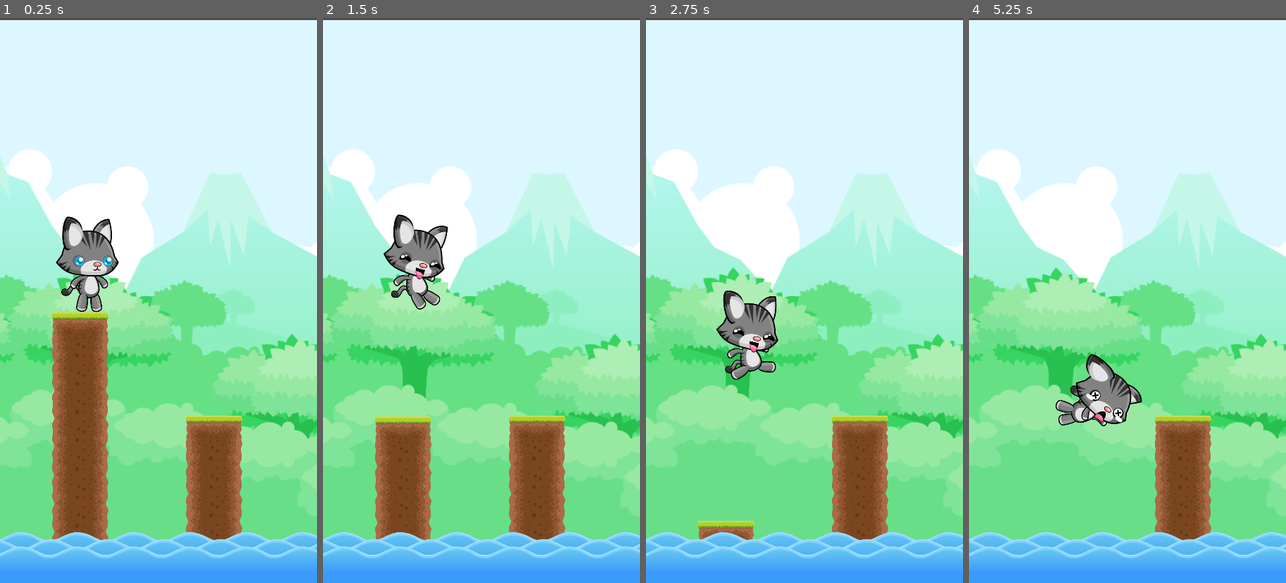
Above: before the commit, frames 1-4 (left to right).
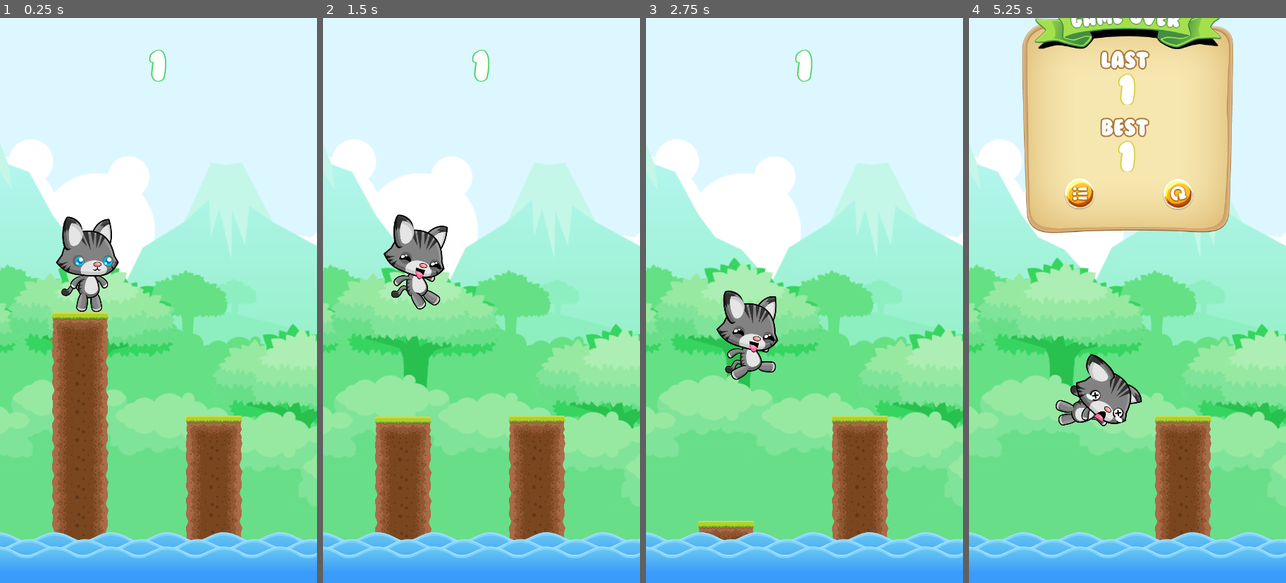
Above: after the commit, the same moments.

Repository: GuilhermeGPG/CatJump
Game: Godot game, scene res://assets/scene/game.tscn
Same seed, same stepped clock (60 frames per second), same inputs: the game is played once before the commit and once after it.
Inputs (mouse positions are in pixels of both pictures, inside the frame that each line leads up to):
- Up to frame 1 (0.25 s): no input
- Up to frame 2 (1.5 s): move the mouse to (551, 272) at 0.52 s; click (551, 272) at 0.67 s; move the mouse to (418, 328) at 1.27 s; click (418, 328) at 1.42 s
- Up to frame 3 (2.75 s): move the mouse to (836, 176) at 2.02 s; click (836, 176) at 2.17 s
- Up to frame 4 (5.25 s): move the mouse to (1111, 413) at 2.77 s; click (1111, 413) at 2.92 s; move the mouse to (1222, 385) at 3.52 s; click (1222, 385) at 3.67 s; move the mouse to (1032, 215) at 4.27 s; click (1032, 215) at 4.42 s; move the mouse to (1143, 300) at 5.02 s; click (1143, 300) at 5.17 s

The runs differ from the first frame. In frame 1, 12% of the frame differs, in the area x 0-100%, y 0-96%; in frame 2, 12%; in frame 3, 13%; in frame 4, 36%.

Commit message:
added hud functions

Diff:
--- a/assets/scene/game.tscn
+++ b/assets/scene/game.tscn
@@ -1,15 +1,48 @@
-[gd_scene load_steps=6 format=2]
+[gd_scene load_steps=13 format=2]
 
 [ext_resource path="res://assets/sprites/bg.png" type="Texture" id=1]
-[ext_resource path="res://assets/scripts/ground_group.gd" type="Script" id=2]
-[ext_resource path="res://assets/packed_scene/ground.tscn" type="PackedScene" id=3]
-[ext_resource path="res://assets/packed_scene/cat.tscn" type="PackedScene" id=4]
-[ext_resource path="res://assets/sprites/water.png" type="Texture" id=5]
-
-[node name="game" type="Node2D"]
+[ext_resource path="res://assets/sprites/water.png" type="Texture" id=2]
+[ext_resource path="res://assets/scripts/hud.gd" type="Script" id=3]
+[ext_resource path="res://assets/font/Bubblegum.ttf" type="DynamicFontData" id=4]
+[ext_resource path="res://assets/sprites/game_over.png" type="Texture" id=5]
+[ext_resource path="res://assets/sprites/menu_button.png" type="Texture" id=6]
+[ext_resource path="res://assets/sprites/restart_button.png" type="Texture" id=7]
+[ext_resource path="res://assets/scripts/ground_group.gd" type="Script" id=8]
+[ext_resource path="res://assets/packed_scene/ground.tscn" type="PackedScene" id=9]
+[ext_resource path="res://assets/packed_scene/cat.tscn" type="PackedScene" id=10]
+
+[sub_resource type="DynamicFont" id=1]
+
+size = 90
+use_mipmaps = true
+use_filter = true
+font_data = ExtResource( 4 )
+_sections_unfolded = [ "Font", "Settings" ]
+
+[sub_resource type="Animation" id=2]
+
+resource_name = "game_over"
+length = 1.0
+loop = false
+step = 0.1
+tracks/0/type = "value"
+tracks/0/path = NodePath(".:position")
+tracks/0/interp = 1
+tracks/0/loop_wrap = true
+tracks/0/imported = false
+tracks/0/enabled = true
+tracks/0/keys = {
+"times": PoolRealArray( 0, 1 ),
+"transitions": PoolRealArray( 1, 1 ),
+"update": 0,
+"values": [ Vector2( 360, -300 ), Vector2( 360, 600 ) ]
+}
+
+[node name="game" type="Node2D" index="0"]
 
 [node name="background" type="ParallaxBackground" parent="." index="0"]
 
+editor/display_folded = true
 layer = -1
 offset = Vector2( 0, 0 )
 rotation = 0.0
@@ -31,36 +64,14 @@
 
 [node name="sprite_bg" type="Sprite" parent="background/paralax_bg" index="0"]
 
-position = Vector2( 332.162, 642.378 )
+position = Vector2( 334.68, 619.72 )
 scale = Vector2( 1.7, 1.7 )
 texture = ExtResource( 1 )
 _sections_unfolded = [ "Transform" ]
 
-[node name="ground_group" type="Node2D" parent="." index="1" groups=[
-"node_ground_group",
-]]
+[node name="foreground" type="ParallaxBackground" parent="." index="1"]
 
 editor/display_folded = true
-script = ExtResource( 2 )
-_sections_unfolded = [ "Pause" ]
-ground = ExtResource( 3 )
-ground_range_x = Vector2( 700, 750 )
-ground_range_y = Vector2( 1300, 1100 )
-
-[node name="ground" parent="ground_group" index="0" instance=ExtResource( 3 )]
-
-position = Vector2( 75.7946, 969.839 )
-
-[node name="ground2" parent="ground_group" index="1" instance=ExtResource( 3 )]
-
-position = Vector2( 379.716, 1210.02 )
-
-[node name="cat" parent="." index="2" instance=ExtResource( 4 )]
-
-position = Vector2( 103.921, 494.768 )
-
-[node name="foreground" type="ParallaxBackground" parent="." index="3"]
-
 layer = 1
 offset = Vector2( 0, 0 )
 rotation = 0.0
@@ -76,7 +87,7 @@
 
 [node name="paralax_fg" type="ParallaxLayer" parent="foreground" index="0"]
 
-motion_scale = Vector2( 1.5, 1 )
+motion_scale = Vector2( 1.2, 1 )
 motion_offset = Vector2( 0, 0 )
 motion_mirroring = Vector2( 1024, 0 )
 _sections_unfolded = [ "Motion" ]
@@ -84,4 +95,168 @@
 [node name="sprite_fg" type="Sprite" parent="foreground/paralax_fg" index="0"]
 
 position = Vector2( 231.322, 1269.26 )
+texture = ExtResource( 2 )
+
+[node name="hud" type="CanvasLayer" parent="." index="2" groups=[
+"node_hud_group",
+]]
+
+layer = 2
+offset = Vector2( 0, 0 )
+rotation = 0.0
+scale = Vector2( 1, 1 )
+transform = Transform2D( 1, 0, 0, 1, 0, 0 )
+script = ExtResource( 3 )
+
+[node name="score" type="Label" parent="hud" index="0"]
+
+anchor_left = 0.0
+anchor_top = 0.0
+anchor_right = 0.0
+anchor_bottom = 0.0
+margin_left = -2.0
+margin_top = 64.0
+margin_right = 716.0
+margin_bottom = 194.0
+rect_pivot_offset = Vector2( 0, 0 )
+rect_clip_content = false
+mouse_filter = 2
+mouse_default_cursor_shape = 0
+size_flags_horizontal = 1
+size_flags_vertical = 4
+custom_fonts/font = SubResource( 1 )
+custom_colors/font_color_shadow = Color( 0.151031, 0.789063, 0.250724, 1 )
+custom_constants/shadow_offset_x = 2
+custom_constants/shadow_offset_y = 1
+custom_constants/shadow_as_outline = 1
+text = "0"
+align = 1
+percent_visible = 1.0
+lines_skipped = 0
+max_lines_visible = -1
+_sections_unfolded = [ "custom_colors", "custom_constants", "custom_fonts" ]
+
+[node name="game_over" type="Sprite" parent="hud" index="1"]
+
+position = Vector2( 360, -360 )
 texture = ExtResource( 5 )
+_sections_unfolded = [ "Transform" ]
+
+[node name="best_score" type="Label" parent="hud/game_over" index="0"]
+
+anchor_left = 0.0
+anchor_top = 0.0
+anchor_right = 0.0
+anchor_bottom = 0.0
+margin_left = -362.0
+margin_top = 45.0
+margin_right = 356.0
+margin_bottom = 175.0
+rect_pivot_offset = Vector2( 0, 0 )
+rect_clip_content = false
+mouse_filter = 2
+mouse_default_cursor_shape = 0
+size_flags_horizontal = 1
+size_flags_vertical = 4
+custom_fonts/font = SubResource( 1 )
+custom_colors/font_color_shadow = Color( 0.816406, 0.789, 0.114807, 1 )
+custom_constants/shadow_offset_x = 2
+custom_constants/shadow_offset_y = 1
+custom_constants/shadow_as_outline = 1
+text = "0"
+align = 1
+percent_visible = 1.0
+lines_skipped = 0
+max_lines_visible = -1
+_sections_unfolded = [ "custom_colors", "custom_constants", "custom_fonts" ]
+
+[node name="last_score" type="Label" parent="hud/game_over" index="1"]
+
+anchor_left = 0.0
+anchor_top = 0.0
+anchor_right = 0.0
+anchor_bottom = 0.0
+margin_left = -362.0
+margin_top = -107.0
+margin_right = 356.0
+margin_bottom = 23.0
+rect_pivot_offset = Vector2( 0, 0 )
+rect_clip_content = false
+mouse_filter = 2
+mouse_default_cursor_shape = 0
+size_flags_horizontal = 1
+size_flags_vertical = 4
+custom_fonts/font = SubResource( 1 )
+custom_colors/font_color_shadow = Color( 0.816406, 0.789, 0.114807, 1 )
+custom_constants/shadow_offset_x = 2
+custom_constants/shadow_offset_y = 1
+custom_constants/shadow_as_outline = 1
+text = "0"
+align = 1
+percent_visible = 1.0
+lines_skipped = 0
+max_lines_visible = -1
+_sections_unfolded = [ "custom_colors", "custom_constants", "custom_fonts" ]
+
+[node name="animation" type="AnimationPlayer" parent="hud/game_over" index="2"]
+
+root_node = NodePath("..")
+autoplay = ""
+playback_process_mode = 1
+playback_default_blend_time = 0.0
+playback_speed = 1.0
+anims/game_over = SubResource( 2 )
+blend_times = [  ]
+
+[node name="menu" type="TouchScreenButton" parent="hud/game_over" index="3"]
+
+position = Vector2( -156.385, 126.249 )
+normal = ExtResource( 6 )
+pressed = ExtResource( 6 )
+bitmask = null
+shape = null
+shape_centered = true
+shape_visible = true
+passby_press = false
+action = ""
+visibility_mode = 0
+
+[node name="restart" type="TouchScreenButton" parent="hud/game_over" index="4"]
+
+position = Vector2( 65.9751, 126.249 )
+normal = ExtResource( 7 )
+pressed = ExtResource( 7 )
+bitmask = null
+shape = null
+shape_centered = true
+shape_visible = true
+passby_press = false
+action = ""
+visibility_mode = 0
+
+[node name="ground_group" type="Node2D" parent="." index="3" groups=[
+"node_ground_group",
+]]
+
+editor/display_folded = true
+script = ExtResource( 8 )
+_sections_unfolded = [ "Pause" ]
+ground = ExtResource( 9 )
+ground_range_x = Vector2( 700, 750 )
+ground_range_y = Vector2( 1300, 1100 )
+
+[node name="ground" parent="ground_group" index="0" instance=ExtResource( 9 )]
+
+position = Vector2( 75.7946, 969.839 )
+
+[node name="ground2" parent="ground_group" index="1" instance=ExtResource( 9 )]
+
+position = Vector2( 379.716, 1210.02 )
+
+[node name="cat" parent="." index="4" instance=ExtResource( 10 )]
+
+position = Vector2( 103.921, 494.768 )
+
+[connection signal="pressed" from="hud/game_over/menu" to="hud" method="_on_menu_pressed"]
+
+[connection signal="pressed" from="hud/game_over/restart" to="hud" method="_on_restart_pressed"]
--- a/assets/scripts/cat.gd
+++ b/assets/scripts/cat.gd
@@ -60,3 +60,4 @@
 		if position.y > get_viewport_rect().size.y:
 			is_alive = false
 			linear_valocity = Vector2(0, JUMP_FORCE - 500)
+			get_tree().call_group("node_hud_group", "game_over")
--- a/assets/scripts/ground.gd
+++ b/assets/scripts/ground.gd
@@ -21,3 +21,4 @@
 	if body.name == "cat" and not is_moving:
 		is_moving = true
 		get_tree().call_group("node_ground_group", "generate_ground", position.x)
+		get_tree().call_group("node_hud_group", "add_score")
--- /dev/null
+++ b/assets/scripts/hud.gd
@@ -0,0 +1,20 @@
+extends CanvasLayer
+
+var score = 0
+
+func add_score():
+	score += 1
+	$score.text = str(score)
+
+func game_over():
+	$score.hide()
+	$game_over/animation.play("game_over")
+	$game_over/last_score.text = str(score)
+	$game_over/best_score.text = str(score)
+
+func _on_menu_pressed():
+	get_tree().reload_current_scene()
+
+
+func _on_restart_pressed():
+	get_tree().reload_current_scene()
